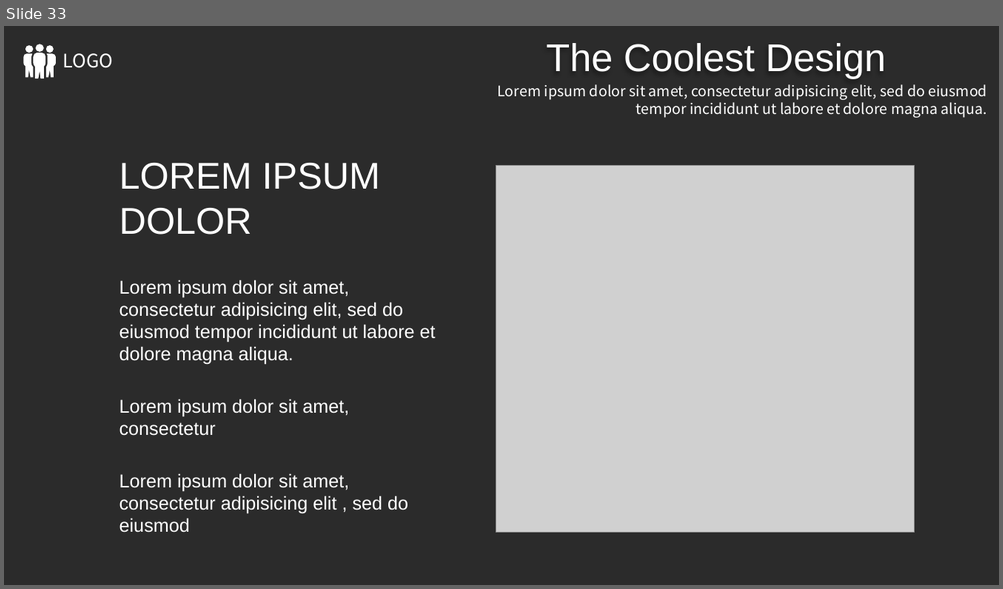
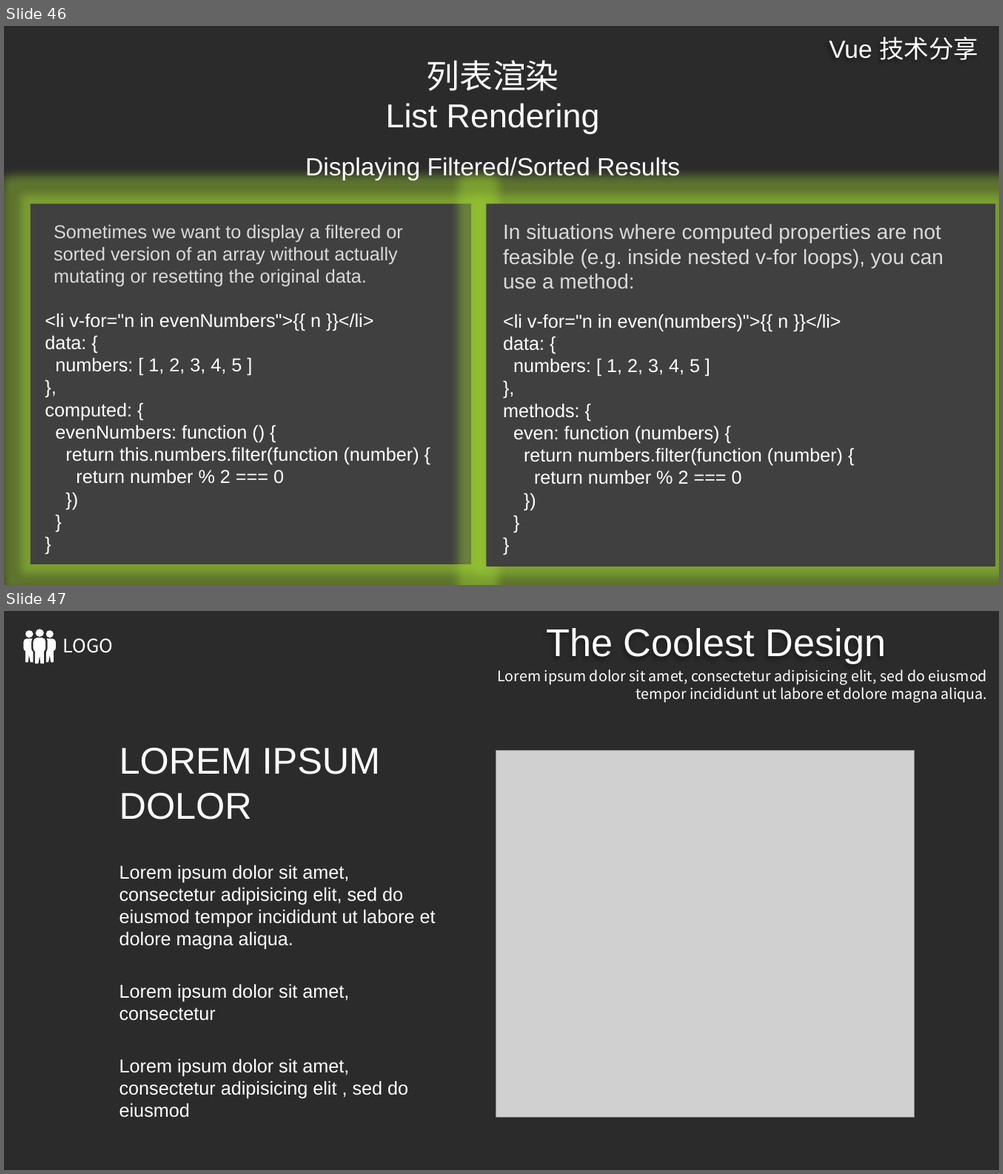
Before and after one commit to ldjdd/traing-library, a slide deck: vue/演示文稿.pptx. Shown one above the other, each under a label of ours: slide 33 before the commit, slides 46 and 47 after it. The pictures are 1003x589 and 1003x1174 pixels, drawn with LibreOffice and Linux fonts; fonts in the diff are those of the drawing; grey boxes stand for pictures; background and template pictures are left out; a plain dark background stands for a picture behind light text. Boxes give left, top, right and bottom in pixels: in the first picture for what was removed or moved away, otherwise in the second. Text is boxed around its words. In the diff, an @@ line names an element or a change of style, - is before the commit and + after.

Commit message:
update ppt

```diff
--- a/vue/演示文稿.pptx
+++ b/vue/演示文稿.pptx
@@ slide 46 added at box(4, 26, 999, 585), background picture (left out) @@
@@ text added at box(828, 36, 978, 60), 24 pt, text #FFFFFF @@
+Vue 技术分享
@@ title added at box(386, 60, 600, 134), 32 pt, text #FFFFFF @@
+列表渲染
+List Rendering
@@ text added at box(305, 157, 680, 181), 24 pt, text #FFFFFF @@
+Displaying Filtered/Sorted Results
@@ rectangle added at box(30, 204, 470, 565), fill #404040 @@
@@ text added at box(54, 225, 402, 286), 18 pt, text #D9D9D9 @@
+Sometimes we want to display a filtered or sorted version of an array without actually mutating or resetting the original data.
@@ rectangle added at box(486, 204, 995, 567), fill #404040 @@
@@ text added at box(503, 224, 943, 289), 20 pt, text #D9D9D9 @@
+In situations where computed properties are not feasible (e.g. inside nested v-for loops), you can use a method:
@@ text added at box(45, 313, 419, 484), 18 pt, text #FFFFFF @@
+<li v-for="n in evenNumbers">{{ n }}</li>
+data: {
+numbers: [ 1, 2, 3, 4, 5 ]
+},
+computed: {
+evenNumbers: function () {
+return this.numbers.filter(function (number) {
+return number % 2 === 0
+})
+}
+}
@@ text added at box(503, 314, 842, 485), 18 pt, text #FFFFFF @@
+<li v-for="n in even(numbers)">{{ n }}</li>
+data: {
+numbers: [ 1, 2, 3, 4, 5 ]
+},
+methods: {
+even: function (numbers) {
+return numbers.filter(function (number) {
+return number % 2 === 0
+})
+}
+}
@@ what was slide 33 is now slide 47 @@
```
Also in this commit, not shown: 1 slide changed, 14 other slides added, 1 slide removed.
